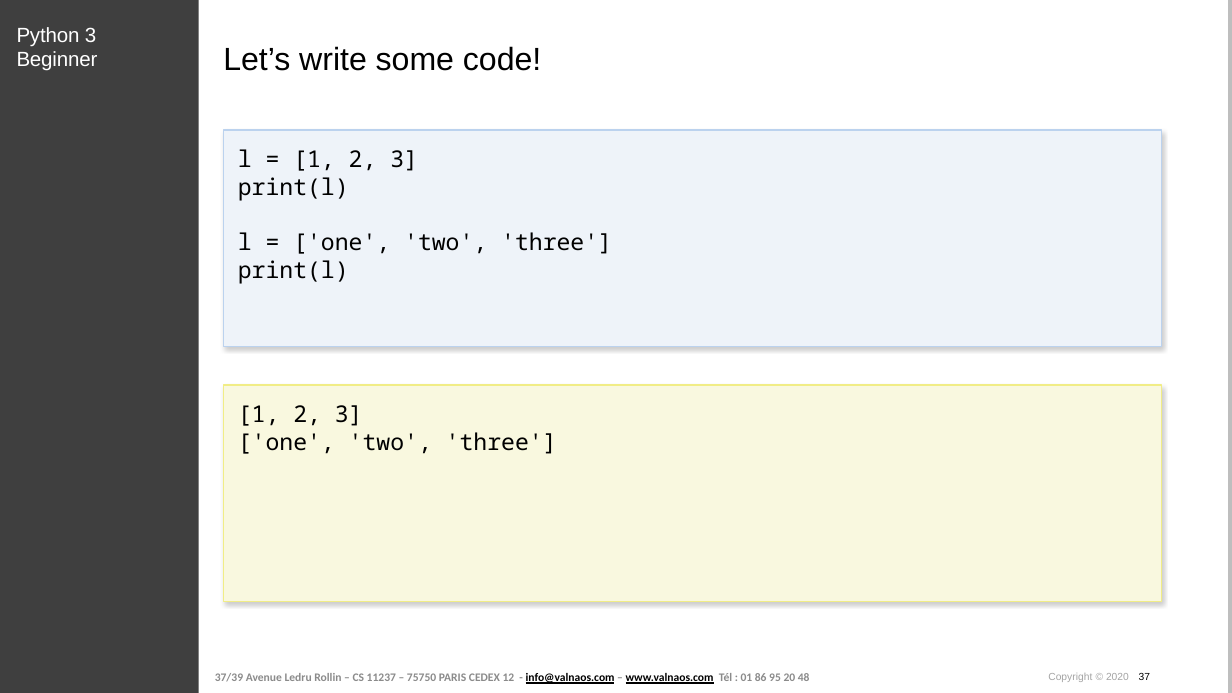
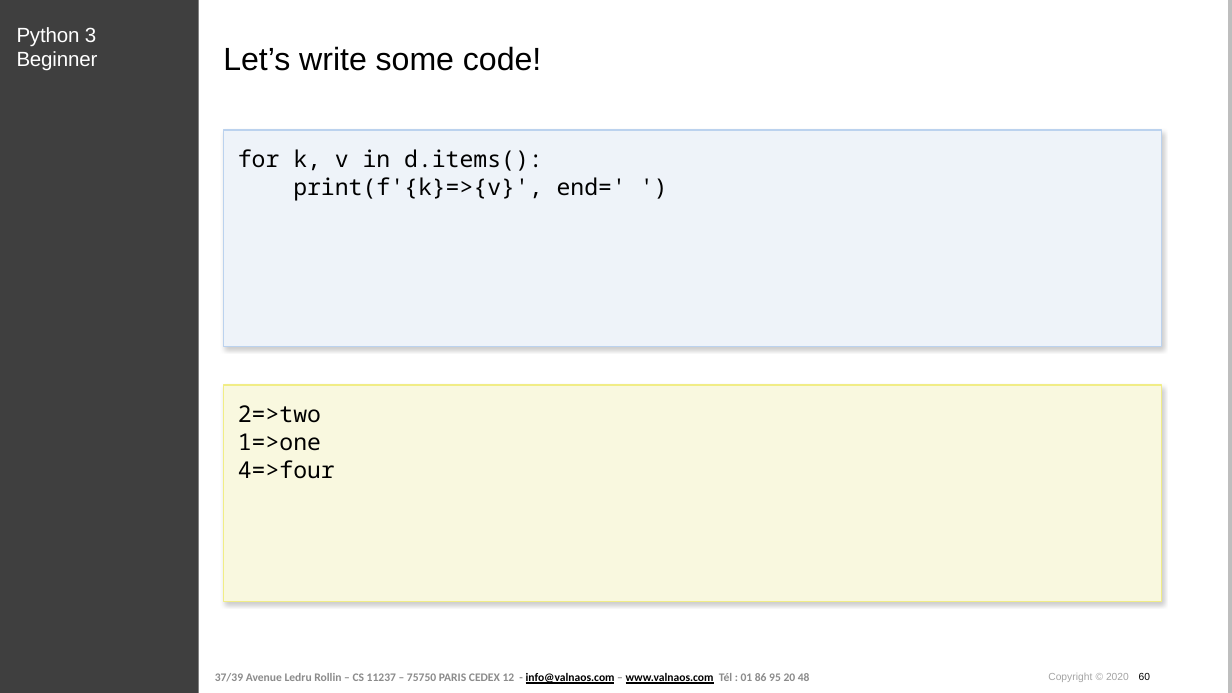
Before and after one commit to cstar-industries/python-3-beginner, a slide deck: slide 60 of 003-Data-Structures/Data Structures - Slides.pptx (slide 37 before the commit). Drawn at 1232x693 pixels with LibreOffice and Linux fonts; fonts in the diff are those of the drawing; background and template pictures are left out. Boxes give left, top, right and bottom in pixels: in the first picture for what was removed or moved away, otherwise in the second. Text is boxed around its words. In the diff, an @@ line names an element or a change of style, - is before the commit and + after.

```diff
--- a/003-Data-Structures/Data Structures - Slides.pptx
+++ b/003-Data-Structures/Data Structures - Slides.pptx
@@ text at [238, 149, 626, 201]: text changed @@
-l = [1, 2, 3]
-print(l)
-l = ['one', 'two', 'three']
-print(l)
+for k, v in d.items():
+print(f'{k}=>{v}', end=' ')
@@ text at [238, 405, 335, 479]: text changed @@
-[1, 2, 3]
-['one', 'two', 'three']
+2=>two
+1=>one
+4=>four
@@ text at [1048, 673, 1150, 682]: text changed @@
-Copyright © 2020 37
+Copyright © 2020 60
```
Also in this commit, not shown: 18 other slides changed, 50 slides added, 44 slides removed, 1 other file.
